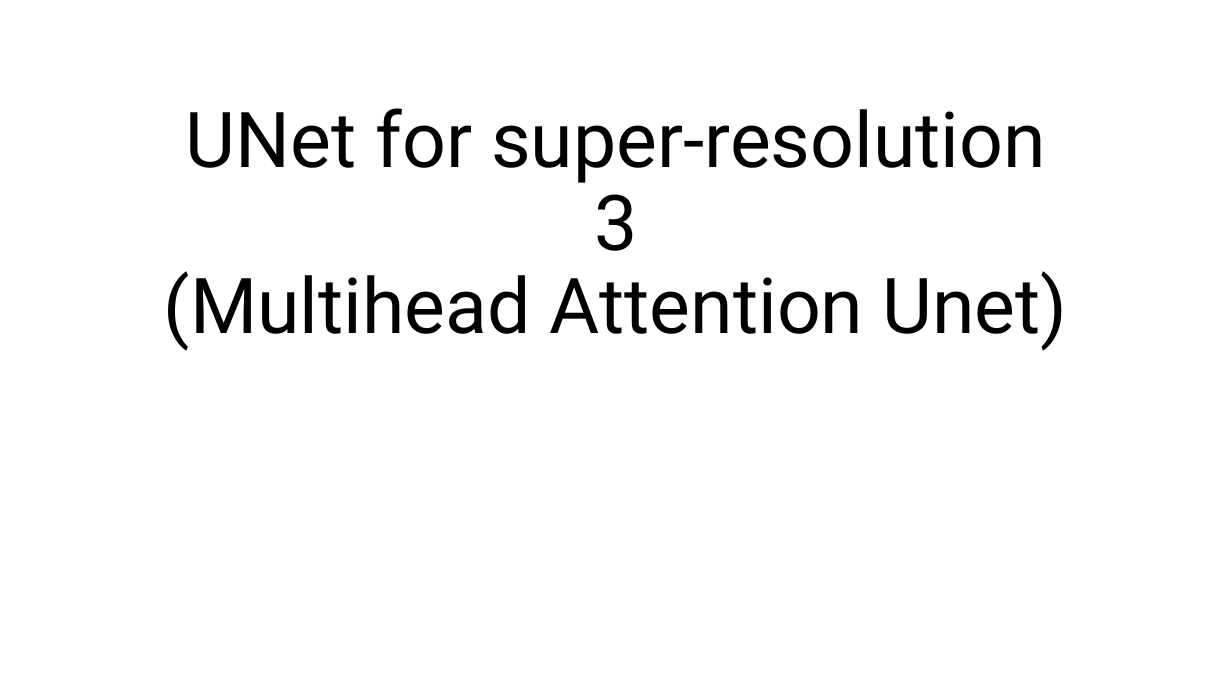
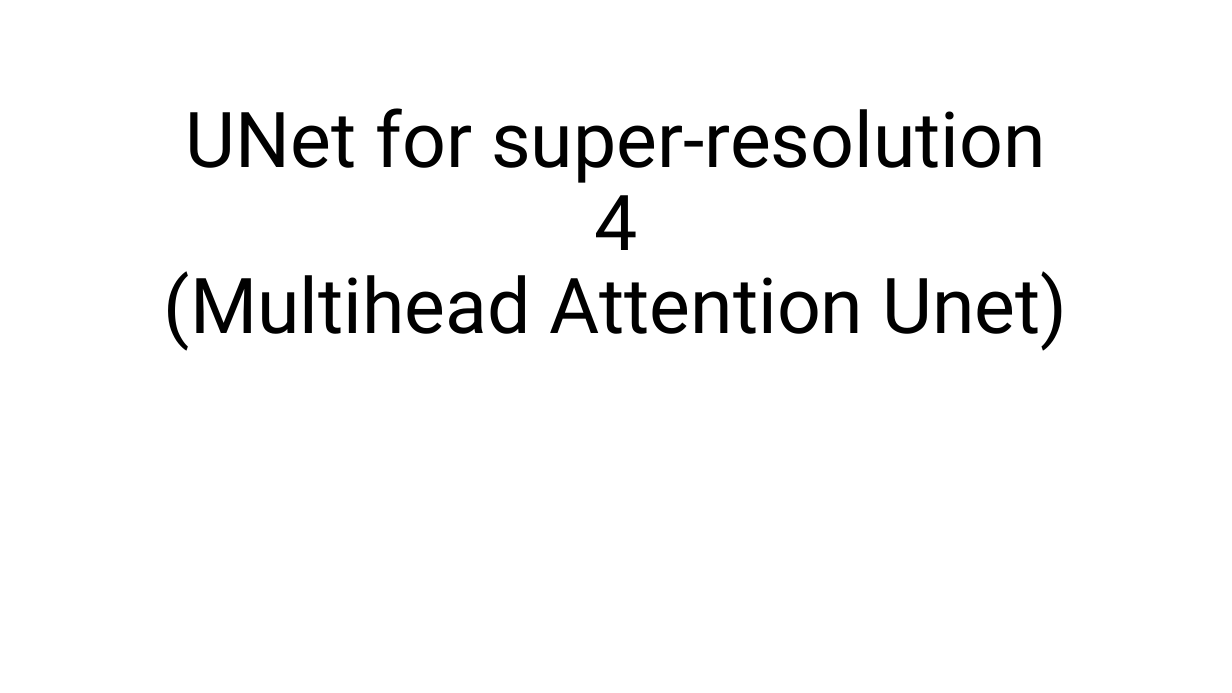
Before and after one commit to AdrianoEttari/pansharpening, a slide deck: slide 14 of models_representation.pptx (slide 10 before the commit). Drawn at 1232x693 pixels with LibreOffice and Linux fonts; fonts in the diff are those of the drawing. Boxes give left, top, right and bottom in pixels: in the first picture for what was removed or moved away, otherwise in the second. Text is boxed around its words. In the diff, an @@ line names an element or a change of style, - is before the commit and + after.

```diff
--- a/models_representation.pptx
+++ b/models_representation.pptx
@@ title at (164,108,1068,351): text changed @@
-UNet for super-resolution 3
-(Multihead Attention Unet)
+UNet for super-resolution 4
+(Multihead Attention Unet)
```
Also in this commit, not shown: 3 other slides changed, 4 slides added, 3 other files.
